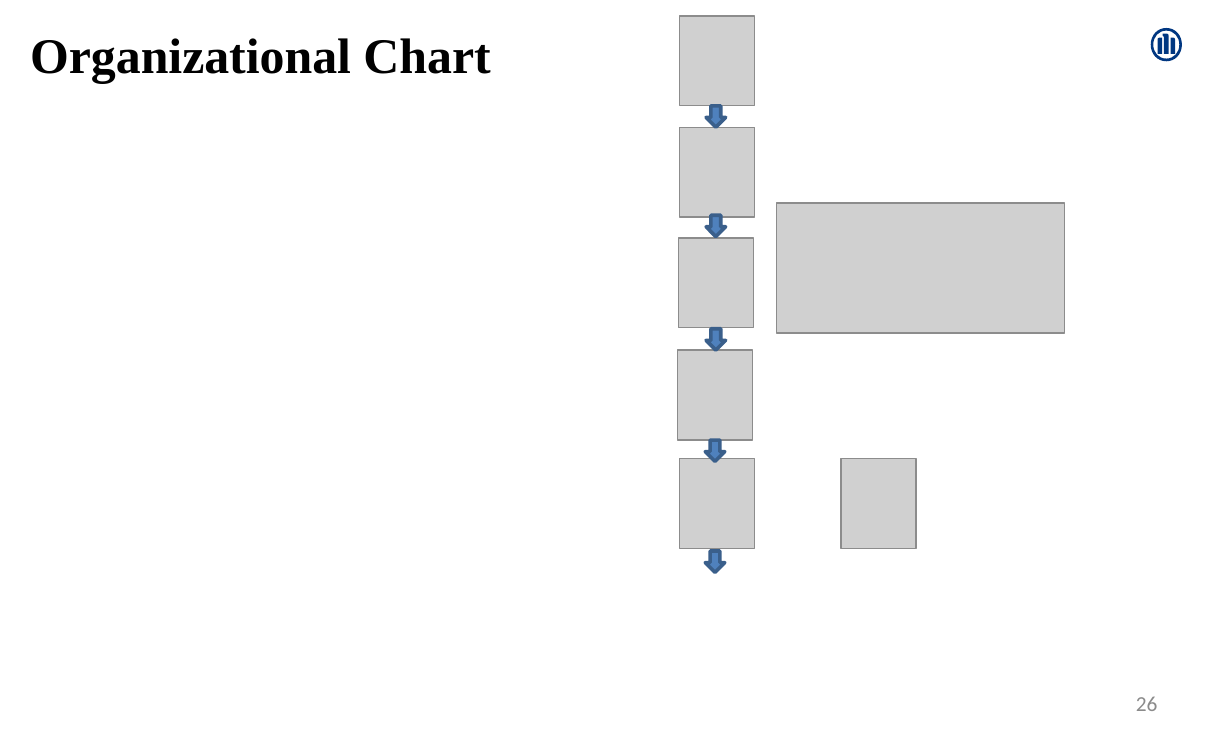
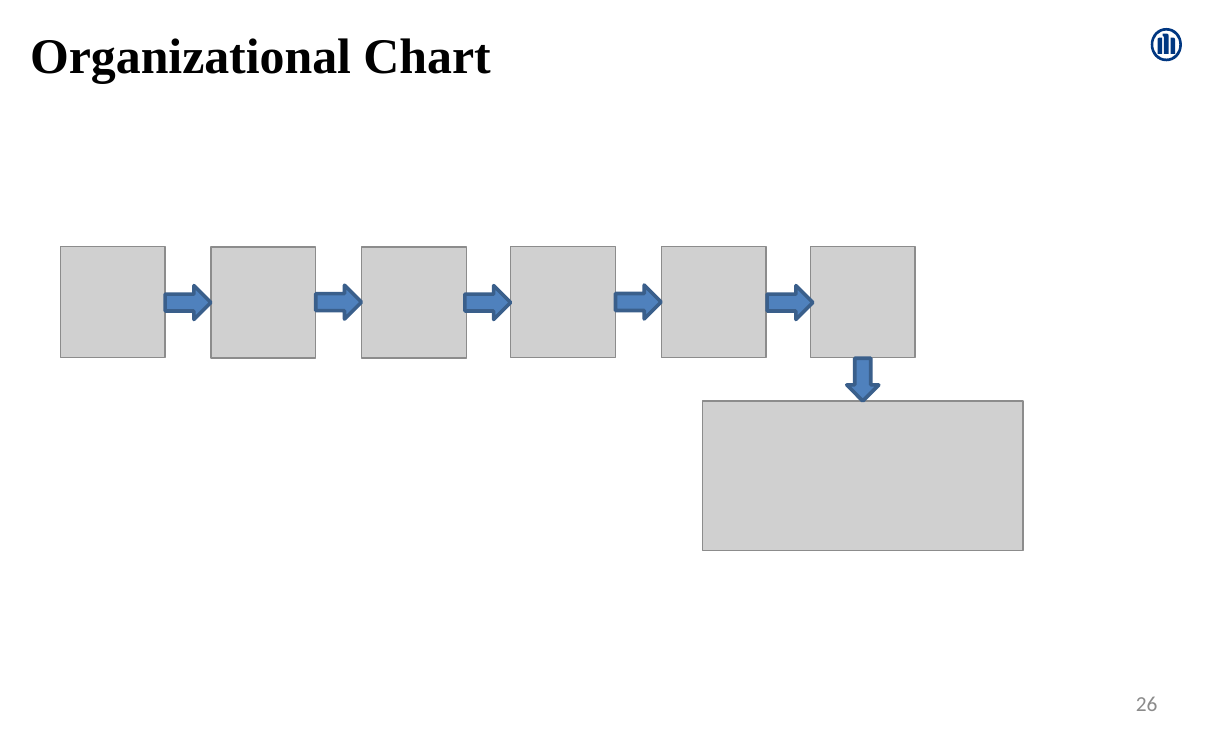
Before and after one commit to Amrutha-Mohan/UpdatedProjects, a slide deck: slide 26 of AmruthaMohan.pptx. Drawn at 1232x737 pixels with LibreOffice and Linux fonts; fonts in the diff are those of the drawing; grey boxes stand for pictures. Boxes give left, top, right and bottom in pixels: in the first picture for what was removed or moved away, otherwise in the second. Text is boxed around its words. In the diff, an @@ line names an element or a change of style, - is before the commit and + after.

```diff
--- a/AmruthaMohan.pptx
+++ b/AmruthaMohan.pptx
@@ down arrow removed at (706, 106, 726, 128) @@
@@ down arrow removed at (706, 215, 726, 237) @@
@@ picture: place and size @@
-picture at (679, 15, 754, 105)
+picture at (60, 246, 165, 358)
@@ picture: place and size @@
-picture at (679, 127, 755, 217)
+picture at (210, 247, 315, 359)
@@ picture: place and size @@
-picture at (678, 237, 754, 327)
+picture at (362, 247, 467, 359)
@@ picture: place and size @@
-picture at (677, 350, 753, 440)
+picture at (510, 246, 615, 358)
@@ picture: place and size @@
-picture at (679, 459, 755, 549)
+picture at (662, 246, 767, 358)
@@ picture: place and size @@
-picture at (841, 459, 917, 549)
+picture at (810, 246, 915, 358)
@@ right arrow added at (165, 286, 212, 319), fill #4F81BD, outline #3A5F8C 2 pt @@
@@ right arrow added at (315, 285, 362, 318), fill #4F81BD, outline #3A5F8C 2 pt @@
@@ right arrow added at (465, 286, 512, 319), fill #4F81BD, outline #3A5F8C 2 pt @@
@@ right arrow added at (615, 285, 662, 318), fill #4F81BD, outline #3A5F8C 2 pt @@
@@ right arrow added at (767, 286, 813, 319), fill #4F81BD, outline #3A5F8C 2 pt @@
@@ down arrow: place and size @@
-down arrow at (706, 328, 726, 350)
+down arrow at (846, 358, 878, 400)
@@ picture: place and size @@
-picture at (776, 203, 1064, 332)
+picture at (703, 401, 1023, 551)
@@ down arrow removed at (705, 440, 724, 462) @@
@@ down arrow removed at (705, 551, 724, 573) @@
```
Also in this commit, not shown: 3 other slides changed, 8 slides added, 1 slide removed.
